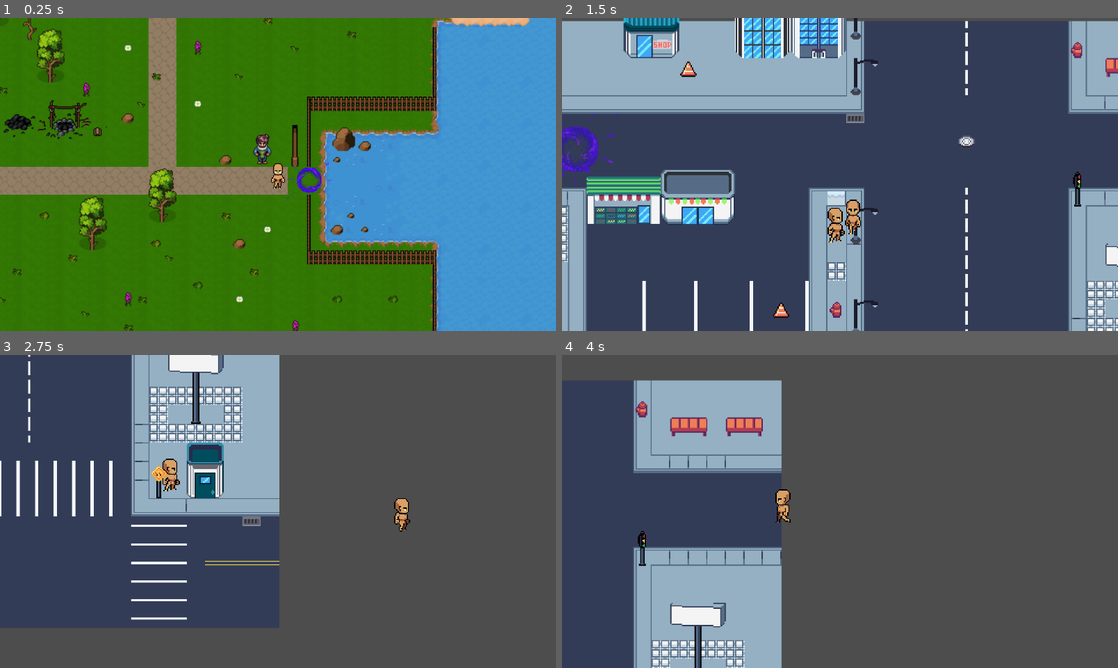
Above: before the commit, frames 1-4 (two rows, left to right).
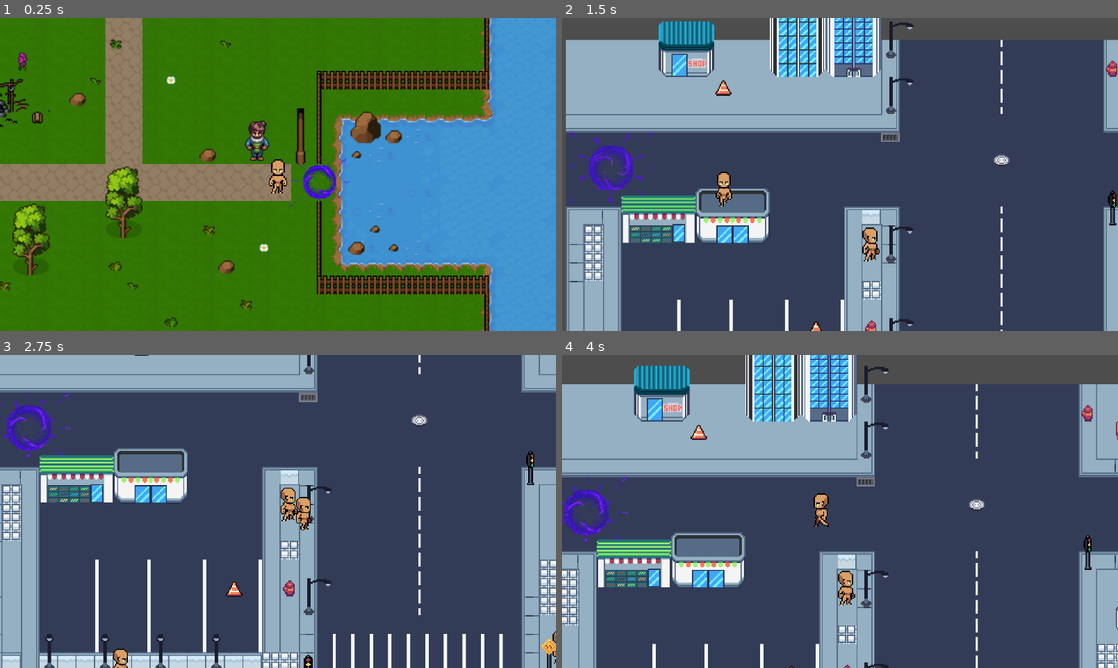
Above: after the commit, the same moments.

Repository: hoaxnt/envelhope-beta
Game: Godot game, scene res://Scenes/chapters/chapter_1.tscn
Same seed, same stepped clock (60 frames per second), same inputs: the game is played once before the commit and once after it.
Inputs:
- Up to frame 1 (0.25 s): no input
- Up to frame 2 (1.5 s): hold Right (ui_right) 0.53-1.28 s; hold E (interact) 0.53-1.28 s; hold Down (ui_down) from 1.28 s (still down); tap E (interact) at 1.35 s
- Up to frame 3 (2.75 s): release Down (ui_down) at 2.03 s; hold Right (ui_right) from 2.03 s (still down); hold Shift from 2.03 s (still down); tap E (interact) at 2.3 s
- Up to frame 4 (4 s): release Right (ui_right) at 2.78 s; release Shift at 2.78 s; hold Up (ui_up) 2.78-3.53 s; tap E (interact) at 2.85 s; hold Left (ui_left) from 3.53 s (still down); hold E (interact) from 3.53 s (still down)

The runs differ from the first frame. In frame 1, 29% of the frame differs, in the area x 0-96%, y 0-100%; in frame 2, 39%; in frame 3, 79%; in frame 4, 79%, in the area x 0-100%, y 0-100%.
Error in both runs: Attempt to call function 'get_child' in base 'null instance' on a null instance. (res://Scripts/characters/npc_plaza/blind_vendor/blind_vendor.gd:13)

Commit message:
fix: player movement

Diff:
--- a/Scenes/chapters/chapter_1.tscn
+++ b/Scenes/chapters/chapter_1.tscn
@@ -80,7 +80,7 @@
 position = Vector2(1017, 282)
 
 [node name="Camera2D" type="Camera2D" parent="Player"]
-zoom = Vector2(3, 3)
+zoom = Vector2(4, 4)
 position_smoothing_enabled = true
 
 [node name="Portal" type="Area2D" parent="."]
--- a/Scenes/characters/npc_island/diver.tscn
+++ b/Scenes/characters/npc_island/diver.tscn
@@ -3,8 +3,8 @@
 [ext_resource type="Texture2D" uid="uid://eibxkpuypy1n" path="res://Pixel Crawler - Free Pack 2.0.4/dialog_ui/npc_and_dialog/sprites/npc_sprite.png" id="2_o2sa2"]
 
 [sub_resource type="CapsuleShape2D" id="CapsuleShape2D_t5y5a"]
-radius = 9.0
-height = 18.0
+radius = 14.0
+height = 28.0
 
 [node name="diver" type="CharacterBody2D"]
 
--- a/Scenes/characters/player.tscn
+++ b/Scenes/characters/player.tscn
@@ -1,7 +1,7 @@
-[gd_scene load_steps=40 format=3 uid="uid://4h22a7hemgyb"]
+[gd_scene load_steps=41 format=3 uid="uid://4h22a7hemgyb"]
 
 [ext_resource type="Texture2D" uid="uid://fx22g2jl5kg8" path="res://Assets/Images/characters/player/walk/walk_side.png" id="1_rp718"]
-[ext_resource type="Script" uid="uid://csml5lidw7k1i" path="res://scripts/characters/player.gd" id="1_yewv4"]
+[ext_resource type="Script" uid="uid://csml5lidw7k1i" path="res://Scripts/characters/player.gd" id="1_yewv4"]
 [ext_resource type="Texture2D" uid="uid://f3t1ahl550ll" path="res://Assets/Images/characters/player/idle/idle_down.png" id="2_dyp2m"]
 [ext_resource type="Texture2D" uid="uid://bdo1buj1m7grf" path="res://Assets/Images/characters/player/idle/idle_side.png" id="3_atpat"]
 [ext_resource type="Texture2D" uid="uid://2gavvcs7021p" path="res://Assets/Images/characters/player/idle/idle_up.png" id="4_atpat"]
@@ -12,6 +12,9 @@
 radius = 4.0
 height = 12.0
 
+[sub_resource type="CircleShape2D" id="CircleShape2D_twm3q"]
+radius = 24.020824
+
 [sub_resource type="AtlasTexture" id="AtlasTexture_eojnx"]
 atlas = ExtResource("2_dyp2m")
 region = Rect2(0, 0, 64, 64)
@@ -259,11 +262,20 @@
 z_index = 1
 texture_filter = 1
 script = ExtResource("1_yewv4")
+sprint_speed = 200
 
 [node name="CollisionShape2D" type="CollisionShape2D" parent="."]
 position = Vector2(0, 8)
 shape = SubResource("CapsuleShape2D_kqtwu")
 
+[node name="Area2D" type="Area2D" parent="."]
+
+[node name="CollisionShape2D" type="CollisionShape2D" parent="Area2D"]
+shape = SubResource("CircleShape2D_twm3q")
+
 [node name="AnimatedSprite2D" type="AnimatedSprite2D" parent="."]
 sprite_frames = SubResource("SpriteFrames_wocps")
 animation = &"idle_down"
+
+[connection signal="body_entered" from="Area2D" to="." method="_on_interaction_zone_body_entered"]
+[connection signal="body_exited" from="Area2D" to="." method="_on_interaction_zone_body_exited"]
--- a/Scripts/characters/player.gd
+++ b/Scripts/characters/player.gd
@@ -2,12 +2,28 @@
 # opti
 @onready var anim = $AnimatedSprite2D
 @onready var camera = $Camera2D
+@export var base_speed = 100
+@export var sprint_speed = 1000
 
 var last_direction = "down"
+var current_speed = base_speed
+var current_npc = null
 
-var base_speed = 300
-var sprint_speed = 600
-var current_speed = base_speed
+func _on_interaction_zone_body_entered(body):
+	#print('body: ' + body.name)
+	if body.name == 'npc_island':
+		current_npc = body
+		print('NPC: ' + body + " detected.")
+
+func _on_interaction_zone_body_exited(body):
+	if body == current_npc:
+		current_npc = null
+		print('NPC: ' + body + " exit detected.")
+
+func _unhandled_input(event):
+	if event.is_action_pressed("interact") and current_npc:
+		print('Interacting with NPC')
+		get_tree().set_input_as_handled() # Stop other things from processing the input
 
 func _ready() -> void:
 	var screen_size = get_viewport_rect().size
@@ -16,7 +32,6 @@
 	anim.play("idle_down")
 
 func _physics_process(_delta: float) -> void:
-
 	get_input_and_animate()
 	move_and_slide()
 
--- a/project.godot
+++ b/project.godot
@@ -13,7 +13,6 @@
 config/name="Envelhope"
 run/main_scene="uid://btiivx7viv3y6"
 config/features=PackedStringArray("4.5", "GL Compatibility")
-boot_splash/image="uid://cpbtkre5gs8oo"
 config/icon="uid://cpbtkre5gs8oo"
 
 [display]
